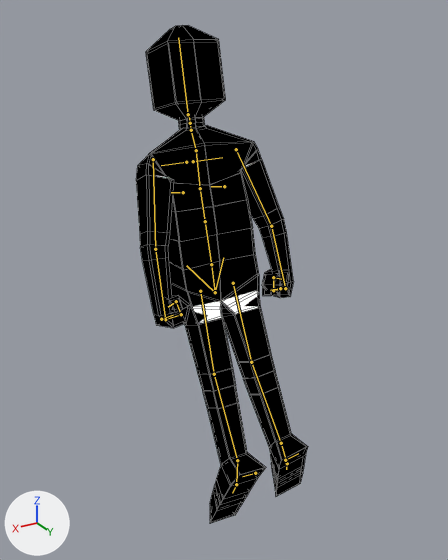
An edit to the Blender file playerGeneral/dummyCopy.blend, drawn before and after from the same camera.
One viewpoint serves both versions: a camera (50 mm lens) standing at (7.19, 11.18, 7.81) and looking at (-0.04, -0.87, 1.79). Every picture has the same lights, and +X, +Y and +Z are marked at lower left. The first picture is the older version. Both versions are drawn at frame 1 of the action 'jump'; the numbers are the values there. The bones that bend it are drawn over the model as lines. Mesh edges are drawn as thin lines.
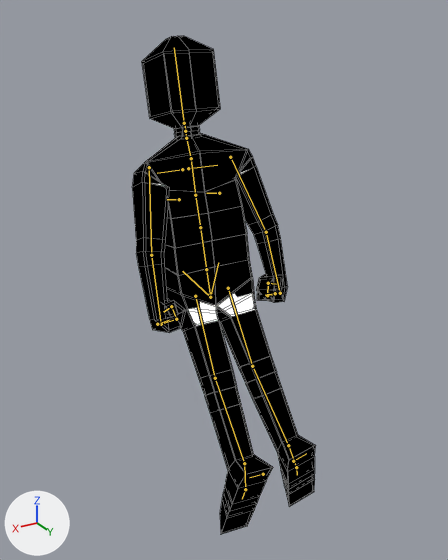
Diff of the bpy script that builds the scene:
```diff
--- a/playerGeneral/dummyCopy.blend.py
+++ b/playerGeneral/dummyCopy.blend.py
@@ bone_org_spine @@
 bone_org_spine = bpy.data.objects['rig'].pose.bones['ORG-spine']
-bone_org_spine.location = (0.0, 0.149, 0.28)
+bone_org_spine.location = (0.0, 0.115, 0.341)
@@ bone_org_thigh_l @@
 bone_org_thigh_l = bpy.data.objects['rig'].pose.bones['ORG-thigh.L']  # child of 'ORG-spine'
-bone_org_thigh_l.rotation_quaternion = (0.972, 0.236, 0.009, -0.017)  # degrees (27, 1, -2)
+bone_org_thigh_l.rotation_quaternion = (0.951, 0.309, 0.01, -0.017)  # degrees (36, 2, -1)
@@ bone_org_thigh_r @@
 bone_org_thigh_r = bpy.data.objects['rig'].pose.bones['ORG-thigh.R']  # child of 'ORG-spine'
-bone_org_thigh_r.rotation_quaternion = (0.972, 0.236, -0.009, 0.017)  # degrees (27, -1, 2)
+bone_org_thigh_r.rotation_quaternion = (0.951, 0.309, -0.01, 0.017)  # degrees (36, -2, 1)
```

What differs and where, as boxes [x1, y1, x2, y2] in the pictures (448 x 560 px):
'Cube', posed (7% wider)
    before: [136, 25, 308, 524]
    after: [132, 36, 316, 534]
bone 'ORG-spine', root to tip
    before: (215, 292) to (211, 264)
    after: (210, 297) to (206, 269)
bone 'ORG-thigh.L', root to tip
    before: (200, 291) to (214, 374)
    after: (195, 296) to (215, 378)
bone 'ORG-thigh.R', root to tip
    before: (233, 283) to (251, 362)
    after: (228, 288) to (252, 366)
